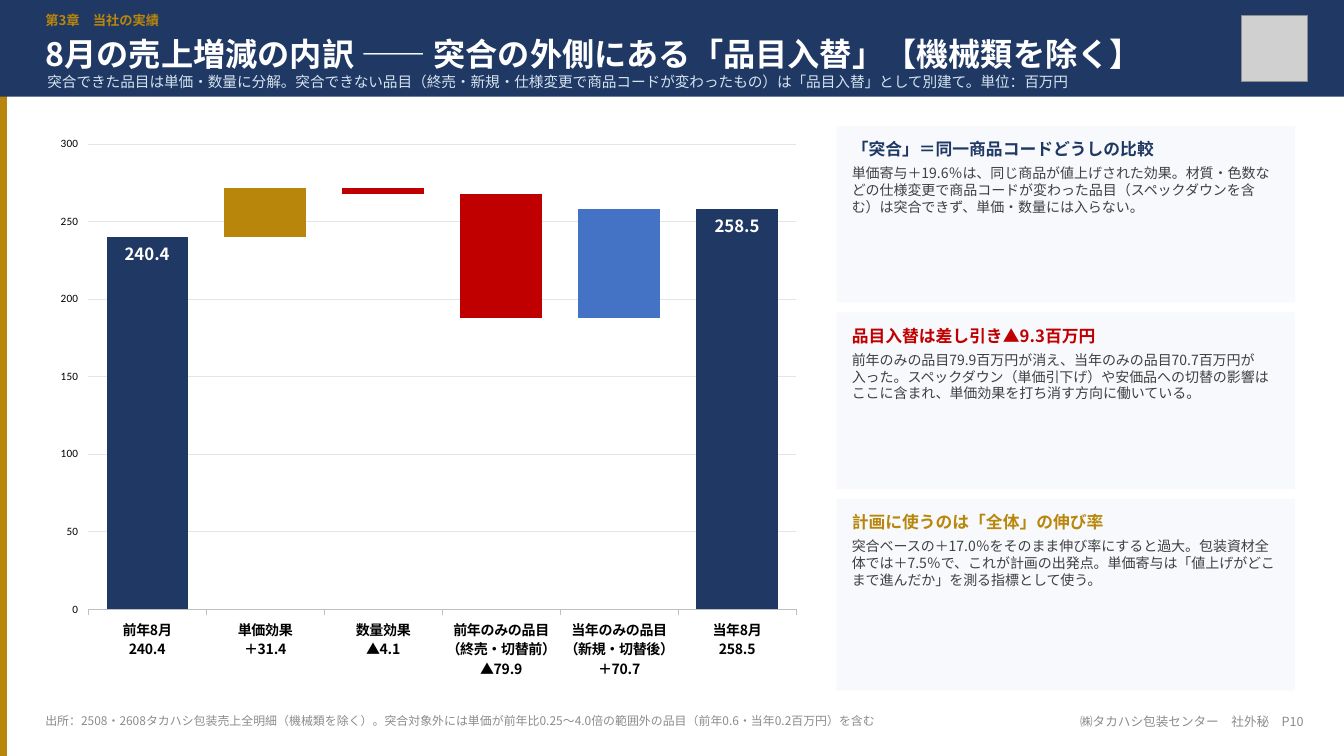
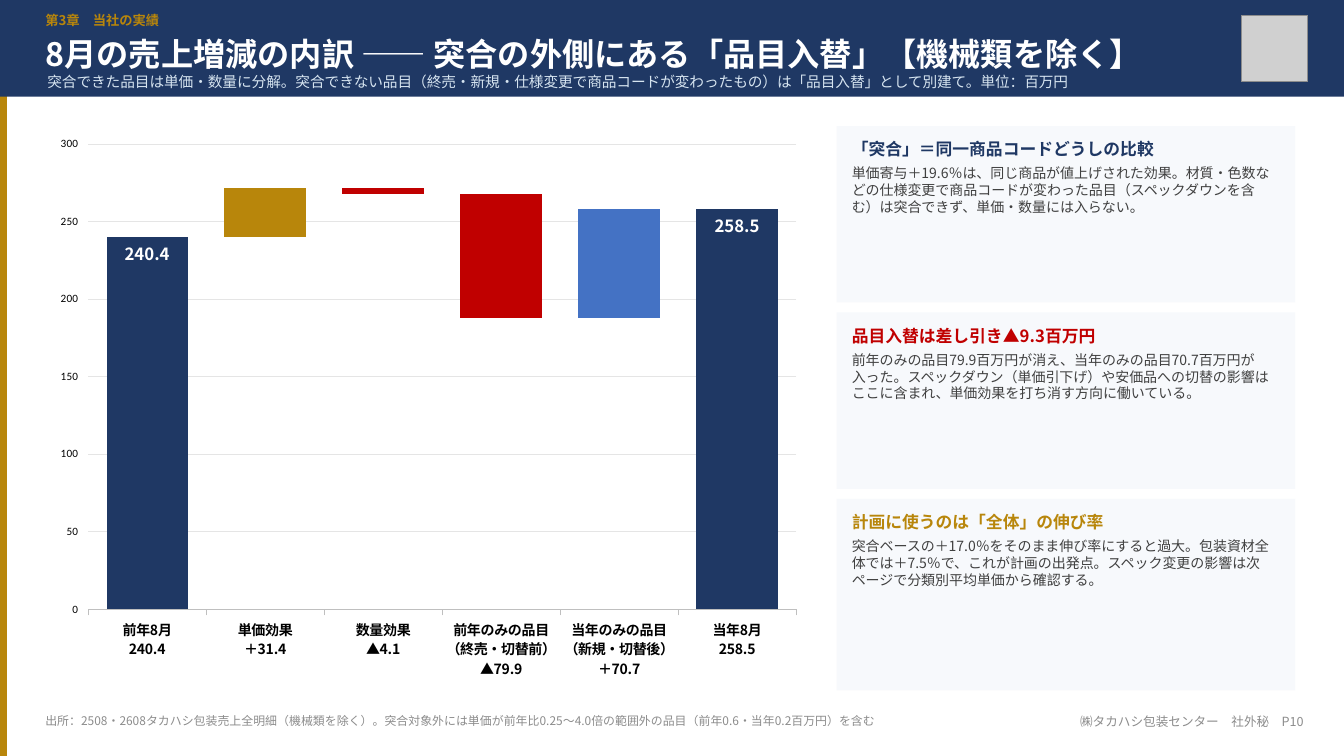
Before and after one commit to takahashihc/claudecode, a slide deck: slide 10 of 第52期売上分析/第51期見込と第52期計画について_20260905（部門長会議用）.pptx. Drawn at 1344x756 pixels with LibreOffice and Linux fonts; fonts in the diff are those of the drawing; grey boxes stand for pictures. Boxes give left, top, right and bottom in pixels: in the first picture for what was removed or moved away, otherwise in the second. Text is boxed around its words. In the diff, an @@ line names an element or a change of style, - is before the commit and + after.

```diff
--- a/第52期売上分析/第51期見込と第52期計画について_20260905（部門長会議用）.pptx
+++ b/第52期売上分析/第51期見込と第52期計画について_20260905（部門長会議用）.pptx
@@ text at [852, 539, 1269, 586]: text changed @@
-突合ベースの＋17.0％をそのまま伸び率にすると過大。包装資材全体では＋7.5％で、これが計画の出発点。単価寄与は「値上げがどこまで進んだか」を測る指標として使う。
+突合ベースの＋17.0％をそのまま伸び率にすると過大。包装資材全体では＋7.5％で、これが計画の出発点。スペック変更の影響は次ページで分類別平均単価から確認する。
```
Also in this commit, not shown: 5 other slides changed, 1 slide added, 5 other files.
